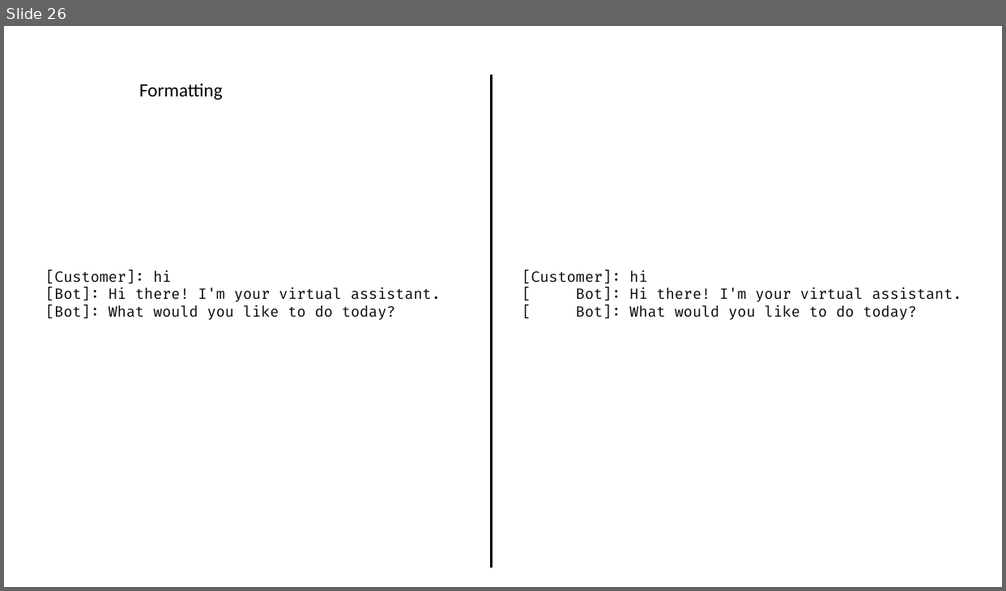
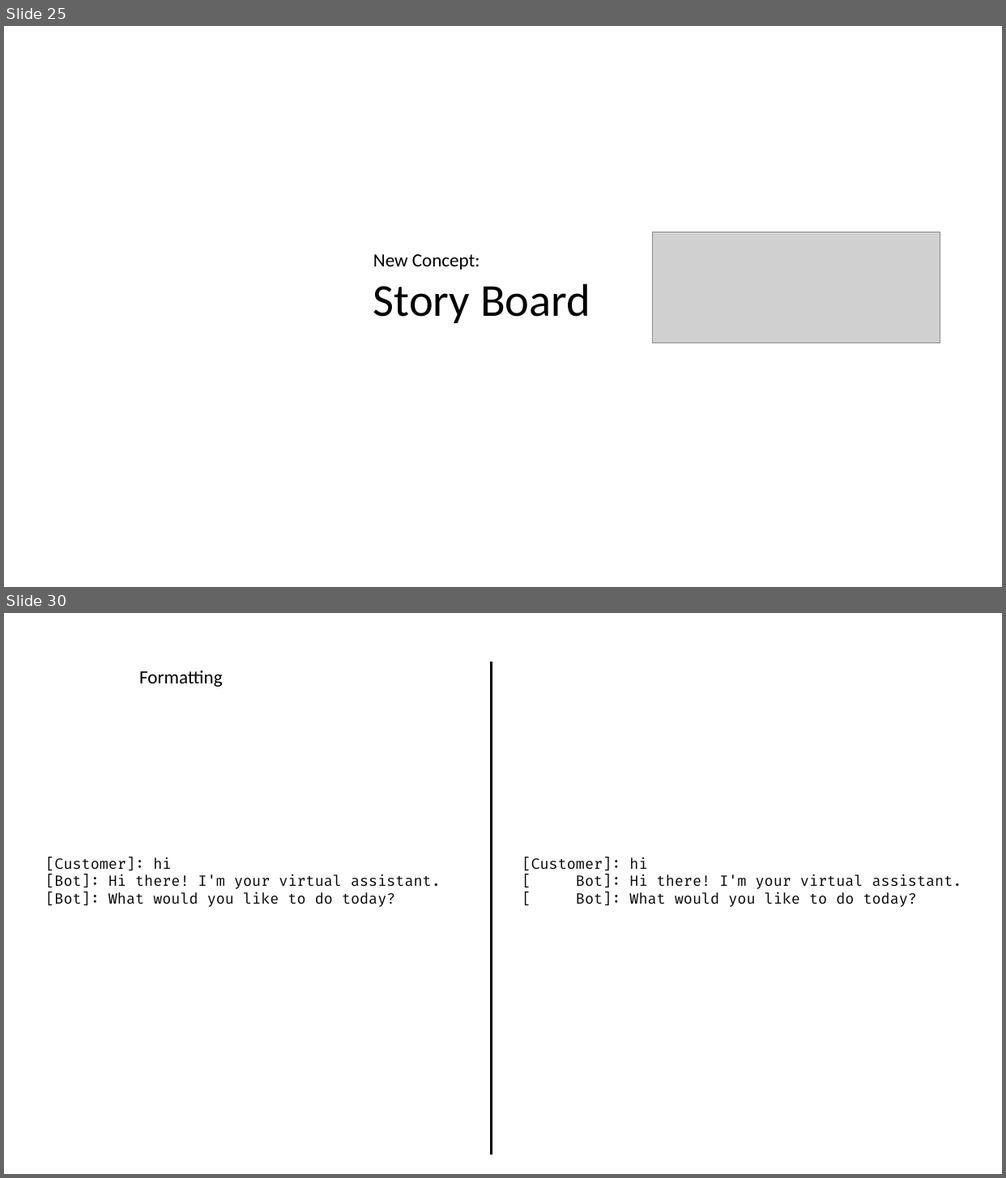
Before and after one commit to LearnWithLlew/TestingBetterWithApprovals.Slides, a slide deck: slides/Testing Better with Approvals.pptx. Shown one above the other, each under a label of ours: slide 26 before the commit, slides 25 and 30 after it; the slides between them are not shown. The pictures are 1006x591 and 1006x1178 pixels, drawn with LibreOffice and Linux fonts; fonts in the diff are those of the drawing; grey boxes stand for pictures. Boxes give left, top, right and bottom in pixels: in the first picture for what was removed or moved away, otherwise in the second. Text is boxed around its words. In the diff, an @@ line names an element or a change of style, - is before the commit and + after.

```diff
--- a/slides/Testing Better with Approvals.pptx
+++ b/slides/Testing Better with Approvals.pptx
@@ slide 25 added at [4,26,1002,587], background #FFFFFF @@
@@ picture added at [652,233,940,344] @@
@@ text added at [373,254,590,323], 18 pt, text #000000 @@
+New Concept:
+Story Board
@@ what was slide 26 is now slide 30 @@
```
Also in this commit, not shown: 6 slides changed, 5 other slides added, 2 slides removed.
